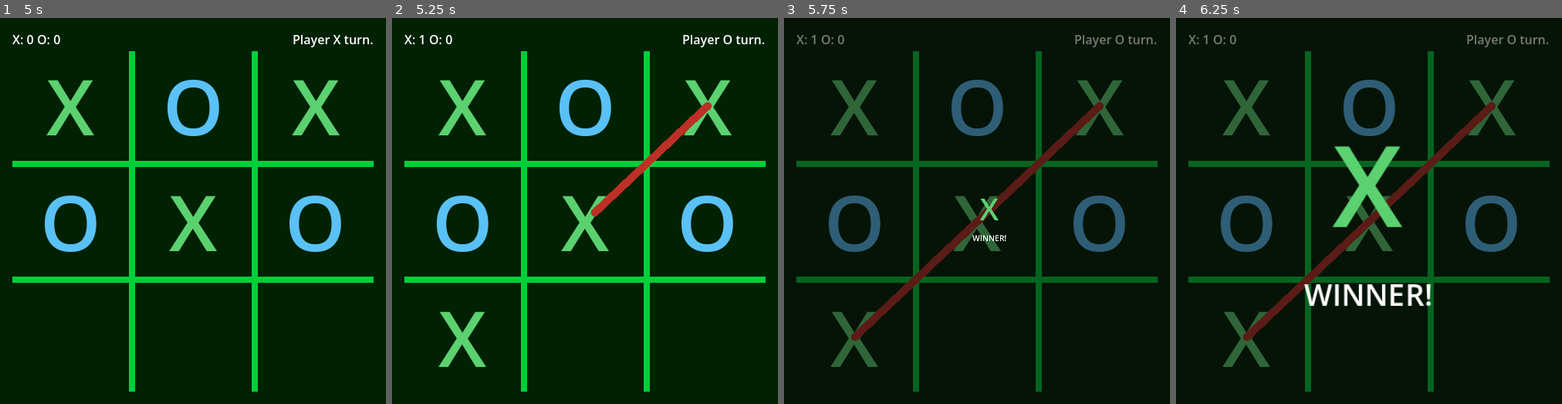
Above: before the commit, frames 1-4 (left to right).
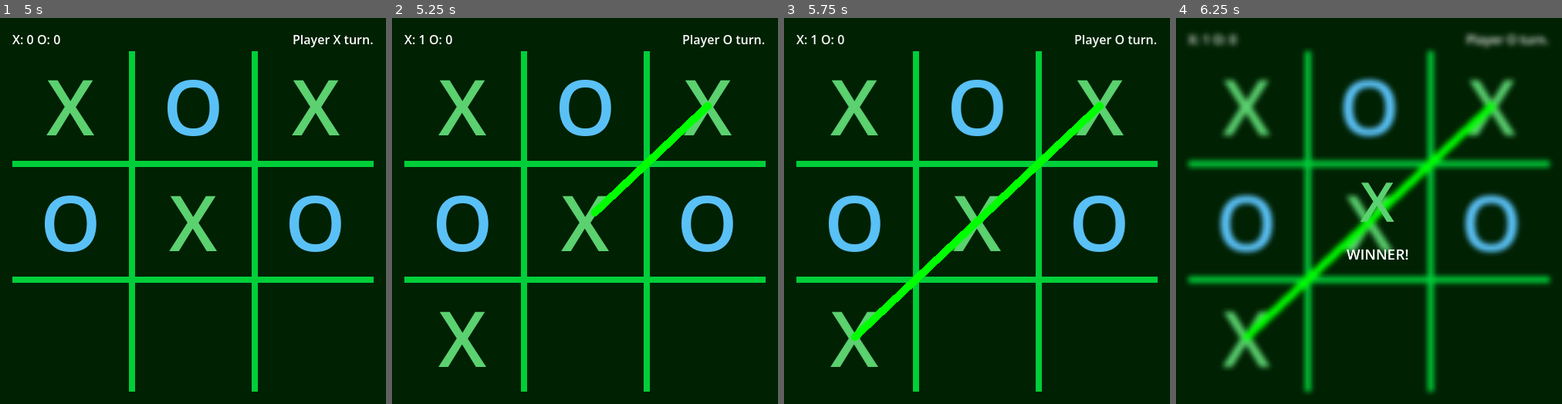
Above: after the commit, the same moments.

Repository: kevincabanilla/tic-tac-toe
Game: Godot game, scene res://scenes/main/main.tscn
The game is run twice, just before and just after one commit, with the same random seed, the same clock (stepped at 60 frames per second) and the same inputs.
Inputs (mouse positions are in pixels of both pictures, inside the frame that each line leads up to):
- Up to frame 1 (5 s): click (69, 106) at 0.5 s; click (193, 106) at 1.25 s; click (316, 106) at 2 s; click (69, 222) at 2.75 s; click (193, 222) at 3.5 s; click (316, 222) at 4.25 s
- Up to frame 2 (5.25 s): click (461, 338) at 5 s
- Up to frame 3 (5.75 s): no input
- Up to frame 4 (6.25 s): click (1369, 338) at 5.75 s

Frame 1 is identical in both runs. In frame 2, 0.8% of the frame differs, in the area x 51-83%, y 21-52%; in frame 3, 13%; in frame 4, 28%, in the area x 2-98%, y 3-98%.

Commit message:
add blur effect

Diff:
--- a/scenes/game_objects/cross_line/cross_line.tscn
+++ b/scenes/game_objects/cross_line/cross_line.tscn
@@ -4,7 +4,7 @@
 
 [node name="CrossLine" type="Line2D" unique_id=1828969850]
 points = PackedVector2Array(20, 20, 480, 480)
-default_color = Color(0.7388653, 0.1892359, 0.15114692, 1)
+default_color = Color(0, 1, 0, 1)
 joint_mode = 2
 begin_cap_mode = 2
 end_cap_mode = 2
--- a/scenes/main/main.gd
+++ b/scenes/main/main.gd
@@ -20,16 +20,18 @@
 	game_ui.update_score(score_manager.get_player_x_score(), score_manager.get_player_o_score())
 	disable_all_input(true)
 	await game_ui.display_cross_line()
+	await game_ui.blur()
 	await create_game_menu_instance().show_winner(winner, game_manager.get_result_pivot_location())
 	disable_all_input(false)
 
 
 func _on_game_manager_game_draw() -> void:
 	disable_all_input(true)
+	await game_ui.blur()
 	await  create_game_menu_instance().show_draw()
 	disable_all_input(false)
 
 
 func _on_game_menu_start_game() -> void:
 	game_manager.initialize()
-	game_ui.initialize()
+	game_ui.restart()
--- /dev/null
+++ b/scenes/ui/game-ui.gdshader
@@ -0,0 +1,9 @@
+shader_type canvas_item;
+
+uniform float lod: hint_range(0.0, 5.0) = 0.0;
+uniform sampler2D SCREEN_TEXTURE : hint_screen_texture, filter_linear_mipmap;
+
+void fragment() {
+    vec4 color = textureLod(SCREEN_TEXTURE, SCREEN_UV, lod);
+    COLOR = vec4(color.rgb, 1.0); // Adjust alpha if needed
+}
--- a/scenes/ui/game-ui.tscn
+++ b/scenes/ui/game-ui.tscn
@@ -3,6 +3,7 @@
 [ext_resource type="Script" uid="uid://d33orujn3hnqp" path="res://scenes/ui/game_ui.gd" id="1_0uh32"]
 [ext_resource type="PackedScene" uid="uid://c5qlsm6g8yg7" path="res://scenes/ui/game-button.tscn" id="1_c63vp"]
 [ext_resource type="PackedScene" uid="uid://c2npyxciw6kff" path="res://scenes/game_objects/cross_line/cross_line.tscn" id="2_o4qo6"]
+[ext_resource type="Shader" uid="uid://dsbewu18wpbkl" path="res://scenes/ui/game-ui.gdshader" id="4_xbia5"]
 
 [sub_resource type="StyleBoxFlat" id="StyleBoxFlat_0uh32"]
 bg_color = Color(0, 0.12941177, 0.007843138, 1)
@@ -11,6 +12,10 @@
 
 [sub_resource type="StyleBoxFlat" id="StyleBoxFlat_o4qo6"]
 bg_color = Color(0, 0.8117647, 0.22352941, 1)
+
+[sub_resource type="ShaderMaterial" id="ShaderMaterial_w06ra"]
+shader = ExtResource("4_xbia5")
+shader_parameter/lod = 0.0
 
 [sub_resource type="Animation" id="Animation_xbia5"]
 length = 0.001
@@ -25,6 +30,59 @@
 "transitions": PackedFloat32Array(1),
 "update": 0,
 "values": [Vector2(468, 441)]
+}
+tracks/1/type = "value"
+tracks/1/imported = false
+tracks/1/enabled = true
+tracks/1/path = NodePath("ColorRect:visible")
+tracks/1/interp = 1
+tracks/1/loop_wrap = true
+tracks/1/keys = {
+"times": PackedFloat32Array(0),
+"transitions": PackedFloat32Array(1),
+"update": 1,
+"values": [false]
+}
+tracks/2/type = "value"
+tracks/2/imported = false
+tracks/2/enabled = true
+tracks/2/path = NodePath("ColorRect:material:shader_parameter/lod")
+tracks/2/interp = 1
+tracks/2/loop_wrap = true
+tracks/2/keys = {
+"times": PackedFloat32Array(0),
+"transitions": PackedFloat32Array(1),
+"update": 0,
+"values": [0.0]
+}
+
+[sub_resource type="Animation" id="Animation_ca8iv"]
+resource_name = "end_screen"
+length = 0.4
+step = 0.01
+tracks/0/type = "value"
+tracks/0/imported = false
+tracks/0/enabled = true
+tracks/0/path = NodePath("ColorRect:visible")
+tracks/0/interp = 1
+tracks/0/loop_wrap = true
+tracks/0/keys = {
+"times": PackedFloat32Array(0, 0.01, 0.4),
+"transitions": PackedFloat32Array(1, 1, 1),
+"update": 1,
+"values": [false, true, true]
+}
+tracks/1/type = "value"
+tracks/1/imported = false
+tracks/1/enabled = true
+tracks/1/path = NodePath("ColorRect:material:shader_parameter/lod")
+tracks/1/interp = 1
+tracks/1/loop_wrap = true
+tracks/1/keys = {
+"times": PackedFloat32Array(0, 0.4),
+"transitions": PackedFloat32Array(2, 1),
+"update": 0,
+"values": [0.0, 2.000000095]
 }
 
 [sub_resource type="Animation" id="Animation_w06ra"]
@@ -46,6 +104,7 @@
 [sub_resource type="AnimationLibrary" id="AnimationLibrary_ca8iv"]
 _data = {
 &"RESET": SubResource("Animation_xbia5"),
+&"end_screen": SubResource("Animation_ca8iv"),
 &"grid_animation": SubResource("Animation_w06ra")
 }
 
@@ -132,17 +191,16 @@
 [node name="Btn3" parent="PanelContainer/MarginContainer/VBoxContainer/PanelContainer/GridContainer" unique_id=860498333 instance=ExtResource("1_c63vp")]
 unique_name_in_owner = true
 layout_mode = 2
-text = ""
+text = "X"
 
 [node name="Btn4" parent="PanelContainer/MarginContainer/VBoxContainer/PanelContainer/GridContainer" unique_id=2050150312 instance=ExtResource("1_c63vp")]
 unique_name_in_owner = true
 layout_mode = 2
-text = ""
 
 [node name="Btn5" parent="PanelContainer/MarginContainer/VBoxContainer/PanelContainer/GridContainer" unique_id=105690544 instance=ExtResource("1_c63vp")]
 unique_name_in_owner = true
 layout_mode = 2
-text = ""
+text = "X"
 
 [node name="Btn6" parent="PanelContainer/MarginContainer/VBoxContainer/PanelContainer/GridContainer" unique_id=308798299 instance=ExtResource("1_c63vp")]
 unique_name_in_owner = true
@@ -158,6 +216,15 @@
 unique_name_in_owner = true
 layout_mode = 2
 text = ""
+
+[node name="ColorRect" type="ColorRect" parent="." unique_id=378704609]
+visible = false
+material = SubResource("ShaderMaterial_w06ra")
+anchors_preset = 15
+anchor_right = 1.0
+anchor_bottom = 1.0
+grow_horizontal = 2
+grow_vertical = 2
 
 [node name="AnimationPlayer" type="AnimationPlayer" parent="." unique_id=1754780420]
 libraries/ = SubResource("AnimationLibrary_ca8iv")
--- a/scenes/ui/game_menu.tscn
+++ b/scenes/ui/game_menu.tscn
@@ -14,7 +14,7 @@
 grow_vertical = 2
 
 [node name="PanelContainer" type="PanelContainer" parent="MarginContainer" unique_id=55726886]
-self_modulate = Color(0.3515629, 0.3515629, 0.35156286, 0.9019608)
+self_modulate = Color(0.3529412, 0.3529412, 0.3529412, 0)
 layout_mode = 2
 mouse_filter = 1
 
--- a/scenes/ui/game_ui.gd
+++ b/scenes/ui/game_ui.gd
@@ -14,6 +14,7 @@
 @onready var btn_6: Button = %Btn6
 @onready var btn_7: Button = %Btn7
 @onready var btn_8: Button = %Btn8
+@onready var animation_player: AnimationPlayer = $AnimationPlayer
 
 var current_player: Enums.Player
 var player_symbol = ""
@@ -90,5 +91,15 @@
 	cross_line_instance.duration = 0.6
 	cross_line_instance.start_point = get_pivot_global_position(btns[index_1[0]][index_1[1]]) #Vector2.ZERO
 	cross_line_instance.end_point = get_pivot_global_position(btns[index_2[0]][index_2[1]]) #Vector2(380, 380)
-	add_child(cross_line_instance)
+	$PanelContainer.add_child(cross_line_instance)
 	await cross_line_instance.tween_animation.finished
+
+
+func blur() -> void:
+	animation_player.play("end_screen")
+	await animation_player.animation_finished
+
+
+func restart() -> void:
+	initialize()
+	animation_player.play_backwards("end_screen")
Not shown, added: scenes/ui/game-ui.gdshader.uid
